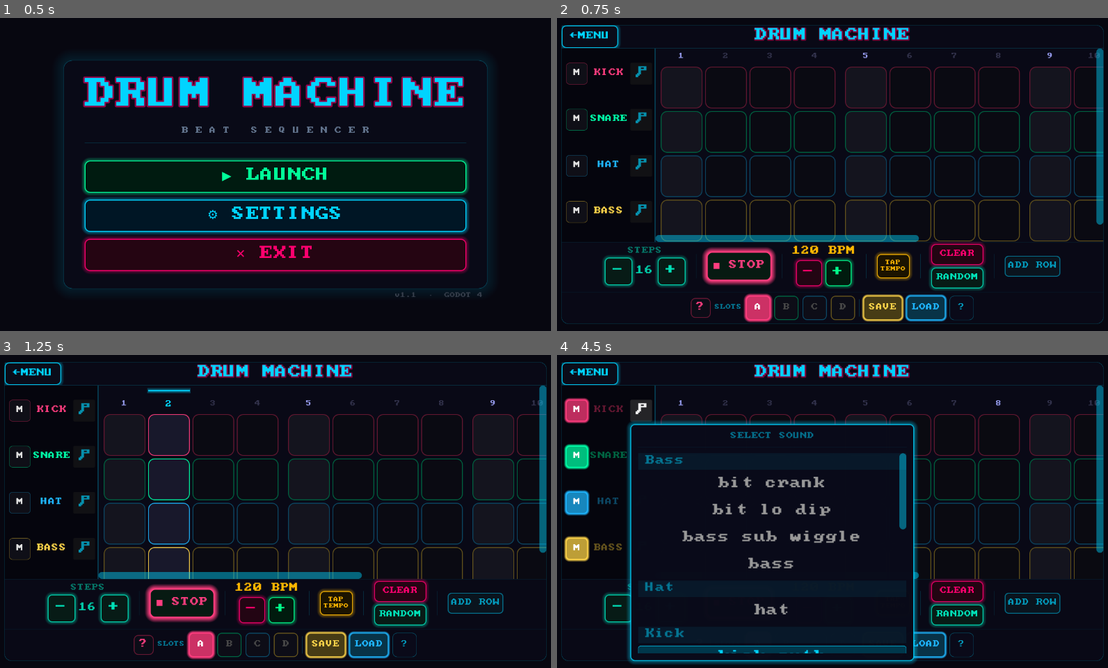
Above: before the commit, frames 1-4 (two rows, left to right).
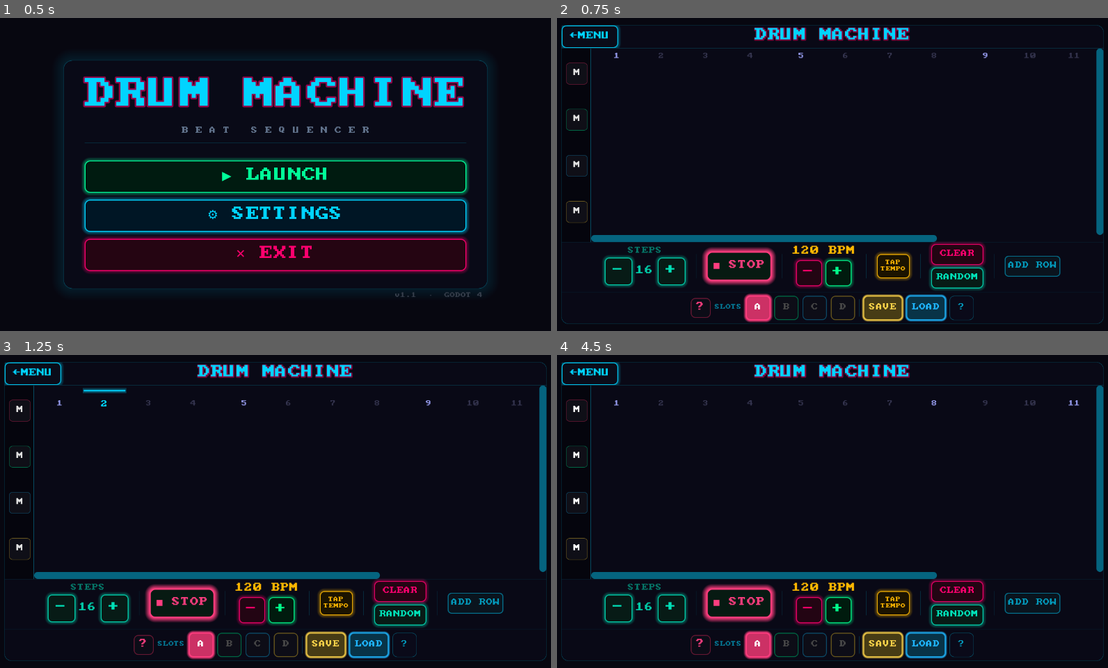
Above: after the commit, the same moments.

Repository: HunterD-LevelMax/godot.DrumMachine
Game: Godot game, scene res://scenes/menu/menu.tscn
Same seed, same stepped clock (60 frames per second), same inputs: the game is played once before the commit and once after it.
Inputs (mouse positions are in pixels of both pictures, inside the frame that each line leads up to):
- Up to frame 1 (0.5 s): no input
- Up to frame 2 (0.75 s): click "▶ LAUNCH" at 0.5 s
- Up to frame 3 (1.25 s): no input
- Up to frame 4 (4.5 s): click "M" at 1.25 s; click "M" at 2 s; click "M" at 2.75 s; click "M" at 3.5 s; click (639, 411) at 4.25 s, where only the run before the commit has a clickable "♪"

Frame 1 is identical in both runs. In frame 2, 5.0% of the frame differs, in the area x 6-100%, y 9-72%; in frame 3, 5.1%; in frame 4, 15%, in the area x 1-100%, y 9-99%.
Error after the commit: Invalid assignment of property or key 'horizontal_alignment' with value of type 'int' on a base object of type 'Button'. (res://scenes/main/main.gd:257)

Commit message:
fix: replace Label with flat Button for row tabs — enables right-click
Label's gui_input doesn't fire for MOUSE_BUTTON_RIGHT in Godot 4.
Button receives all mouse events reliably. Styled with StyleBoxEmpty
to look identical to the original Label. Right-click now toggles mute.

Diff:
--- a/scenes/main/main.gd
+++ b/scenes/main/main.gd
@@ -247,15 +247,17 @@
 	cell.add_child(mute_btn)
 	_row_mute_btns.append(mute_btn)
 
-	var label := Label.new()
+	var label := Button.new()
 	label.text = DrumTheme.row_name(row)
+	label.focus_mode = Control.FOCUS_NONE
 	label.size_flags_horizontal = Control.SIZE_EXPAND_FILL
 	label.size_flags_vertical = Control.SIZE_SHRINK_CENTER
-	label.vertical_alignment = VERTICAL_ALIGNMENT_CENTER
 	label.add_theme_font_size_override("font_size", 15)
 	label.add_theme_color_override("font_color", color)
 	label.horizontal_alignment = HORIZONTAL_ALIGNMENT_CENTER
-	label.mouse_filter = Control.MOUSE_FILTER_STOP
+	label.add_theme_stylebox_override("normal", StyleBoxEmpty.new())
+	label.add_theme_stylebox_override("hover", StyleBoxEmpty.new())
+	label.add_theme_stylebox_override("pressed", StyleBoxEmpty.new())
 	label.modulate = Color(0.4, 0.4, 0.4) if _seq.muted[row] else Color(1, 1, 1)
 	label.gui_input.connect(_mute.on_label_input.bind(row))
 	cell.add_child(label)
--- a/scripts/ui/mute_controller.gd
+++ b/scripts/ui/mute_controller.gd
@@ -75,7 +75,7 @@
 
 func on_mute_toggled(pressed: bool, row: int) -> void:
 	_seq.muted[row] = pressed
-	var lbl: Label = _row_labels[row]
+	var lbl: Button = _row_labels[row]
 	var target_color := Color(0.4, 0.4, 0.4) if pressed else Color(1, 1, 1)
 	var tween := lbl.create_tween()
 	tween.tween_property(lbl, "modulate", target_color, 0.15).set_ease(Tween.EASE_OUT).set_trans(Tween.TRANS_CUBIC)
